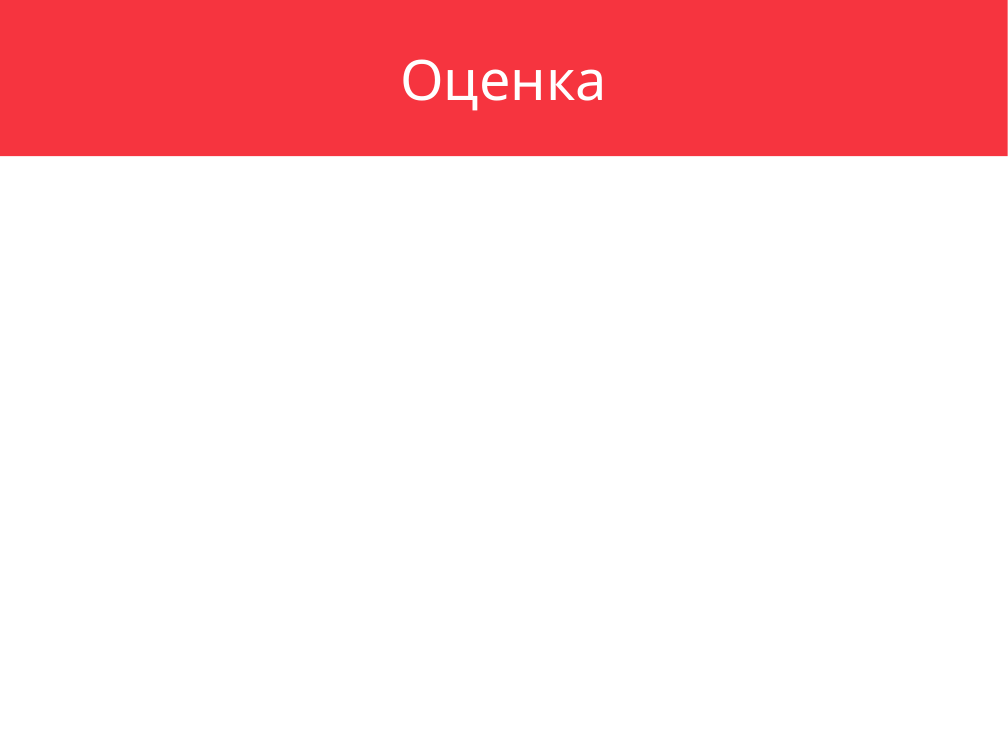
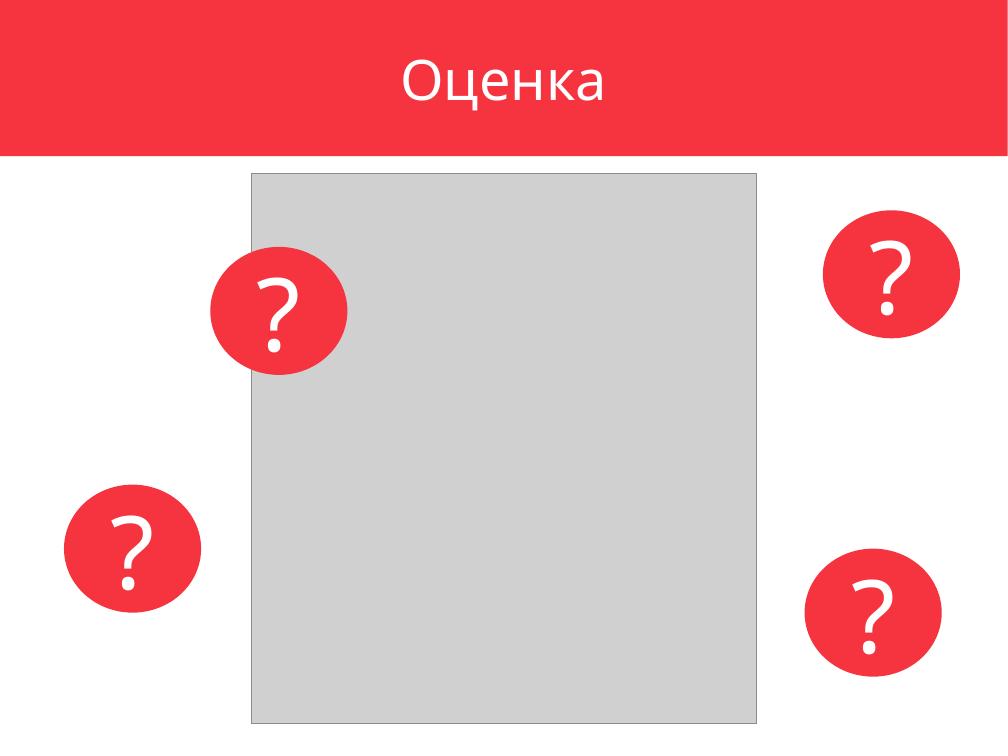
Before and after one commit to ayte-io/slides, a slide deck: slide 40 of src/etki/2018/12/elasticsearch-inside-out/elasticsearch-inside-out.pptx (slide 56 before the commit). Drawn at 1008x756 pixels with LibreOffice and Linux fonts; fonts in the diff are those of the drawing; grey boxes stand for pictures. Boxes give left, top, right and bottom in pixels: in the first picture for what was removed or moved away, otherwise in the second. Text is boxed around its words. In the diff, an @@ line names an element or a change of style, - is before the commit and + after.

```diff
--- a/src/etki/2018/12/elasticsearch-inside-out/elasticsearch-inside-out.pptx
+++ b/src/etki/2018/12/elasticsearch-inside-out/elasticsearch-inside-out.pptx
@@ picture added at (x1=252, y1=174, x2=756, y2=724) @@
@@ ellipse added at (x1=823, y1=210, x2=960, y2=338), fill #F6343F, 80 pt, text #FFFFFF @@
+?
@@ ellipse added at (x1=210, y1=247, x2=348, y2=375), fill #F6343F, 80 pt, text #FFFFFF @@
+?
@@ ellipse added at (x1=64, y1=485, x2=201, y2=613), fill #F6343F, 80 pt, text #FFFFFF @@
+?
@@ ellipse added at (x1=805, y1=549, x2=942, y2=677), fill #F6343F, 80 pt, text #FFFFFF @@
+?
```
Also in this commit, not shown: 15 other slides changed, 15 slides added, 6 slides removed, 22 other files.
